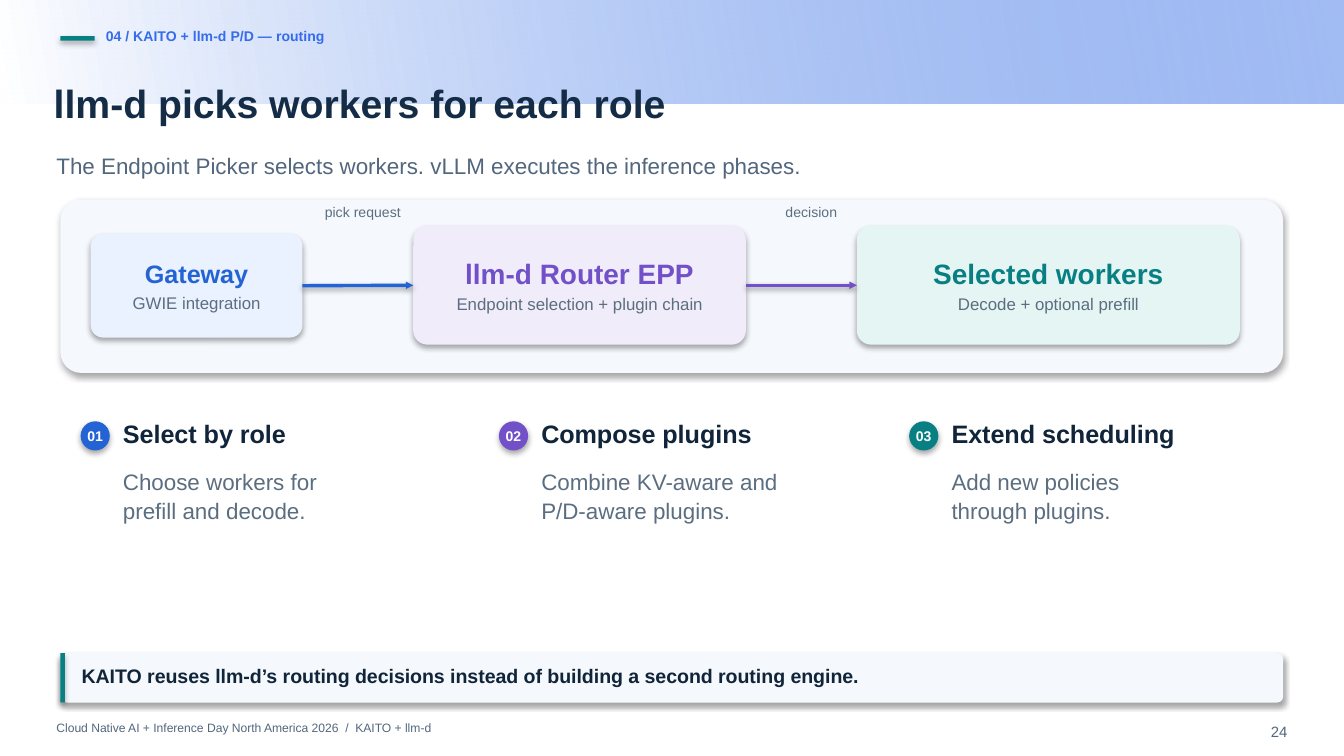
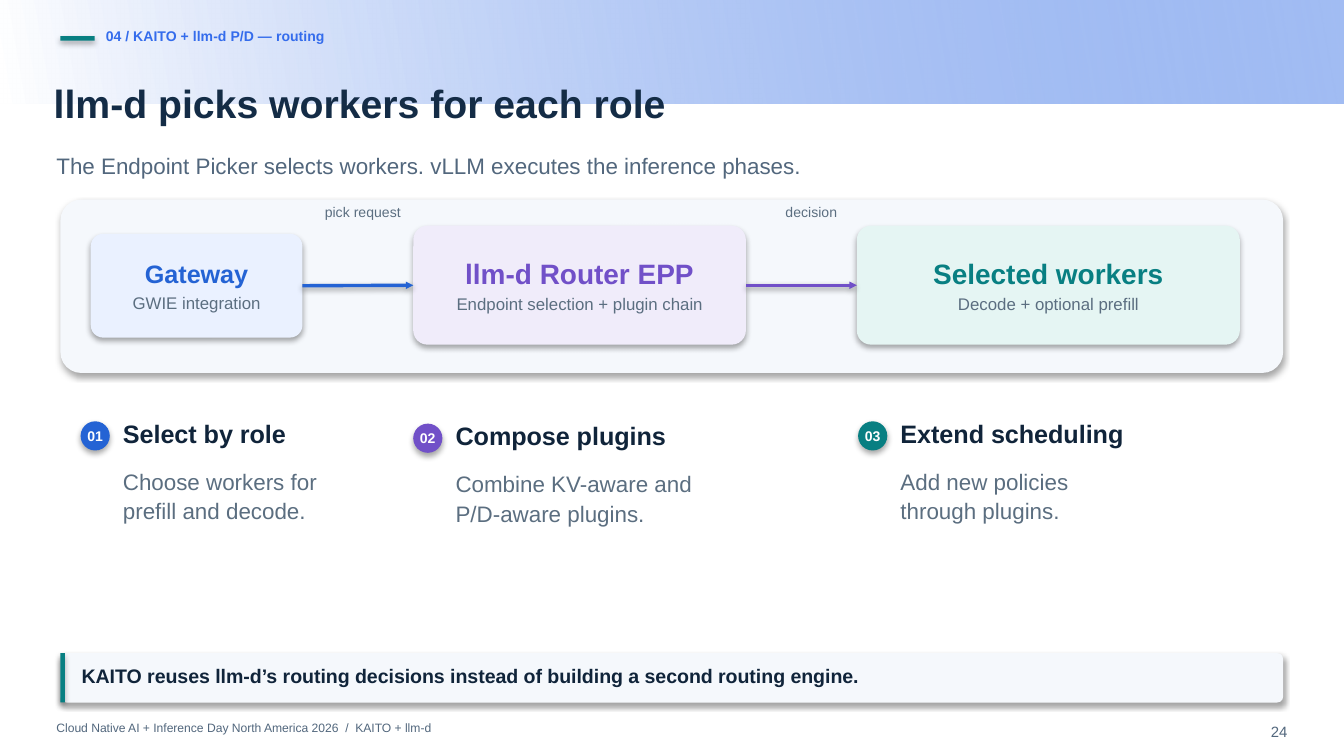
Before and after one commit to andyzhangx/demo, a slide deck: slide 24 of llm/pd-disaggregation/kubecon-na-2026-pd-disaggregation-kaito-llmd.pptx. Drawn at 1344x756 pixels with LibreOffice and Linux fonts; fonts in the diff are those of the drawing; background and template pictures are left out. Boxes give left, top, right and bottom in pixels: in the first picture for what was removed or moved away, otherwise in the second. Text is boxed around its words. In the diff, an @@ line names an element or a change of style, - is before the commit and + after.

```diff
--- a/llm/pd-disaggregation/kubecon-na-2026-pd-disaggregation-kaito-llmd.pptx
+++ b/llm/pd-disaggregation/kubecon-na-2026-pd-disaggregation-kaito-llmd.pptx
@@ ellipse "02": place and size @@
-ellipse "02" at bbox=[499, 421, 528, 450]
+ellipse "02" at bbox=[413, 423, 442, 453]
@@ text "Compose plugins": place and size @@
-text "Compose plugins" at bbox=[541, 424, 751, 449]
+text "Compose plugins" at bbox=[456, 426, 666, 451]
@@ text "Combine KV-aware and": place and size @@
-text "Combine KV-aware and" at bbox=[541, 474, 777, 524]
+text "Combine KV-aware and" at bbox=[456, 476, 691, 527]
@@ 2 texts, 1 ellipse: place and size @@
-2 texts, 1 ellipse at bbox=[909, 421, 1174, 524]
+2 texts, 1 ellipse at bbox=[859, 421, 1123, 524]
```
Also in this commit, not shown: 6 other slides changed.
